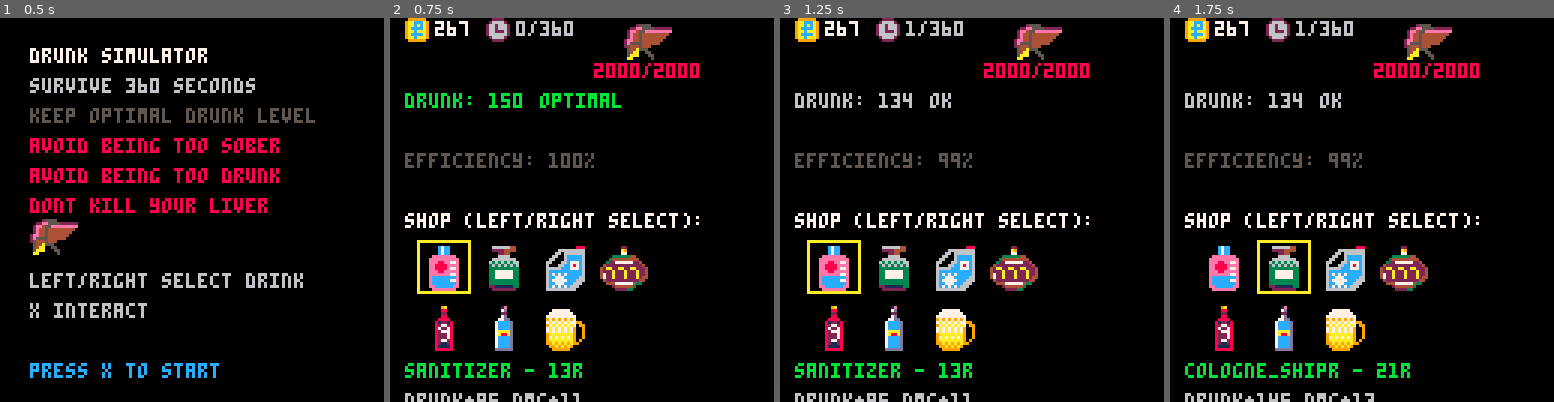
Above: before the commit, frames 1-4 (left to right).
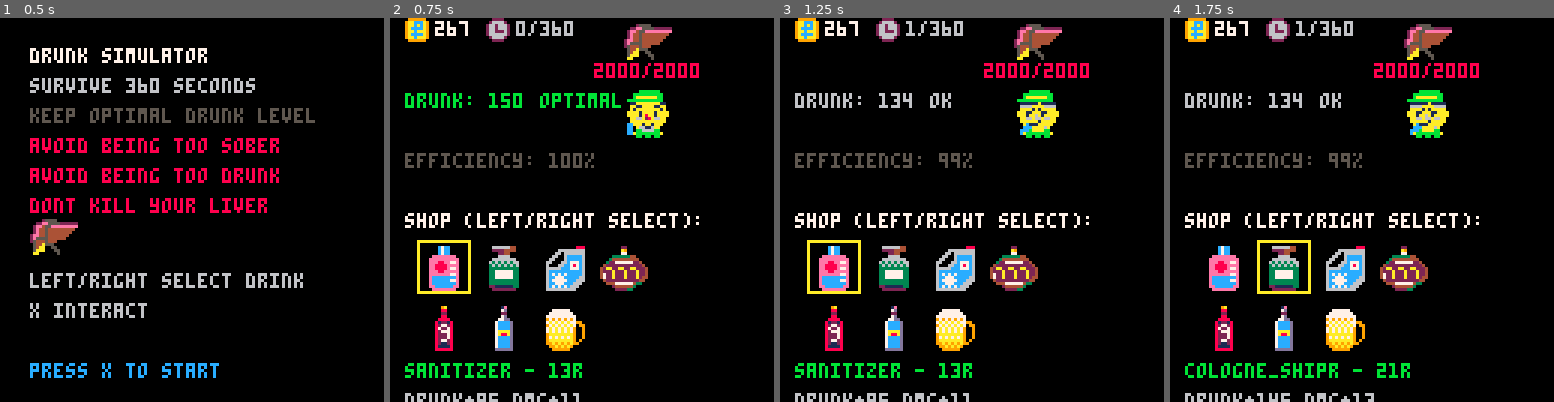
Above: after the commit, the same moments.

Repository: fritzlolpro/picopico
Game: PICO-8 cartridge carts/drunk.p8
Two runs of this game, one before a commit and one after it. Both use one fixed random seed, a clock stepped at 60 frames per second and the inputs below.
Inputs:
- Up to frame 1 (0.5 s): no input
- Up to frame 2 (0.75 s): tap O (Z key) at 0.7 s
- Up to frame 3 (1.25 s): no input
- Up to frame 4 (1.75 s): hold Right from 1.6 s (still down); tap O (Z key) at 1.7 s

Frame 1 is identical in both runs. In frame 2, 1.1% of the frame differs, in the area x 61-73%, y 18-32%; in frame 3, 1.1%; in frame 4, 1.1%.

Commit message:
char sprite animation and position

Diff:
--- a/carts/drunk.p8
+++ b/carts/drunk.p8
@@ -26,6 +26,9 @@
 liver_health = base_liver_health
 intoxication = 150
 selected_drink_index = 1 -- Selected drink in shop
+
+-- Character animation
+character_animation_timer = 0 -- Timer for character animation (changes every second)
 
 -- Intoxication parameters
 intoxication_min_threshold = 0 -- Below this - game over
@@ -158,6 +161,9 @@
 end
 
 function _update60()
+    -- Update character animation timer
+    character_animation_timer += 1
+
     -- Update effects first
     local in_blackout = update_effects()
 
@@ -769,11 +775,11 @@
     local medium_char_idle_id = 00
     local medium_char_drinking_id = 02
 
-    local drunk_char_idle_id = 20
-    local drunk_char_drinking_id = 22
-
-    local wasted_char_idle_id = 60
-    local wasted_char_drunking_id = 62
+    local drunk_char_idle_id = 32
+    local drunk_char_drinking_id = 34
+
+    local wasted_char_idle_id = 96
+    local wasted_char_drinking_id = 98
 
     local char_sprite_idle_id = sober_char_idle_id
     local char_sprite_drinking_id = sober_char_drinking_id
@@ -791,9 +797,15 @@
 
     if blackout_timer > 0 then
         char_sprite_idle_id = wasted_char_idle_id
-        char_sprite_drinking_id = wasted_char_drunking_id
-    end
-
+        char_sprite_drinking_id = wasted_char_drinking_id
+    end
+
+    -- Draw character with animation (switches every second)
+    local current_char_sprite = char_sprite_idle_id
+    if flr(character_animation_timer / 60) % 2 == 1 then
+        current_char_sprite = char_sprite_drinking_id
+    end
+    spr(current_char_sprite, 78, third_row_sprite_y, 2, 2)
 
 
 
